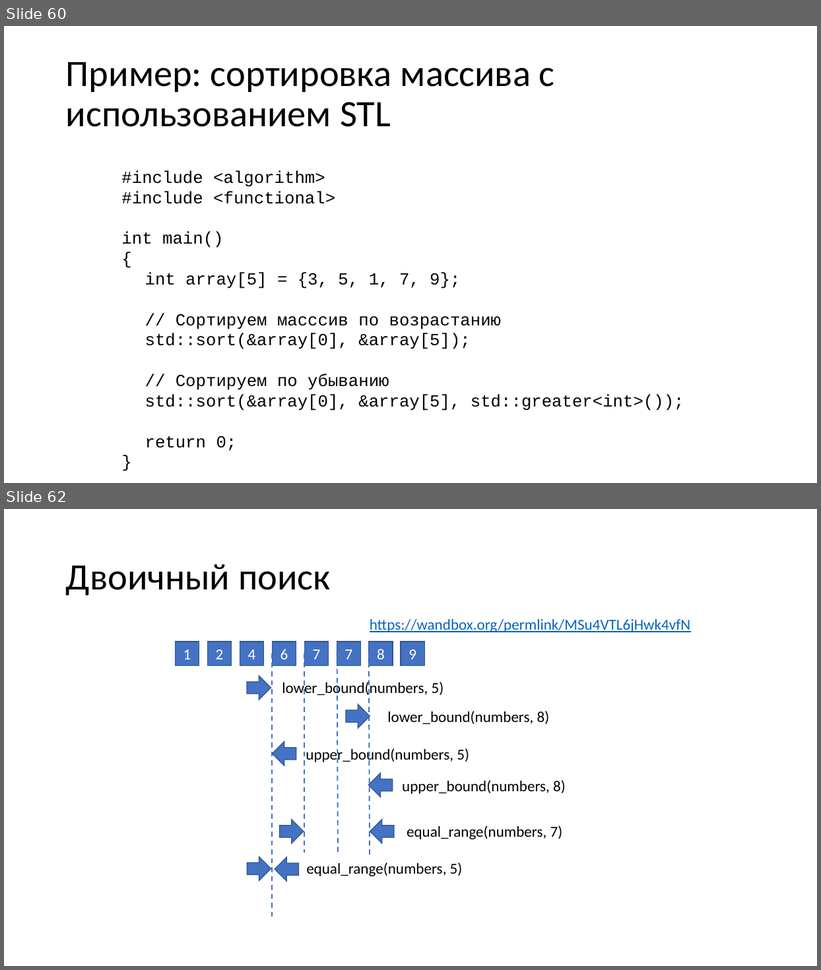
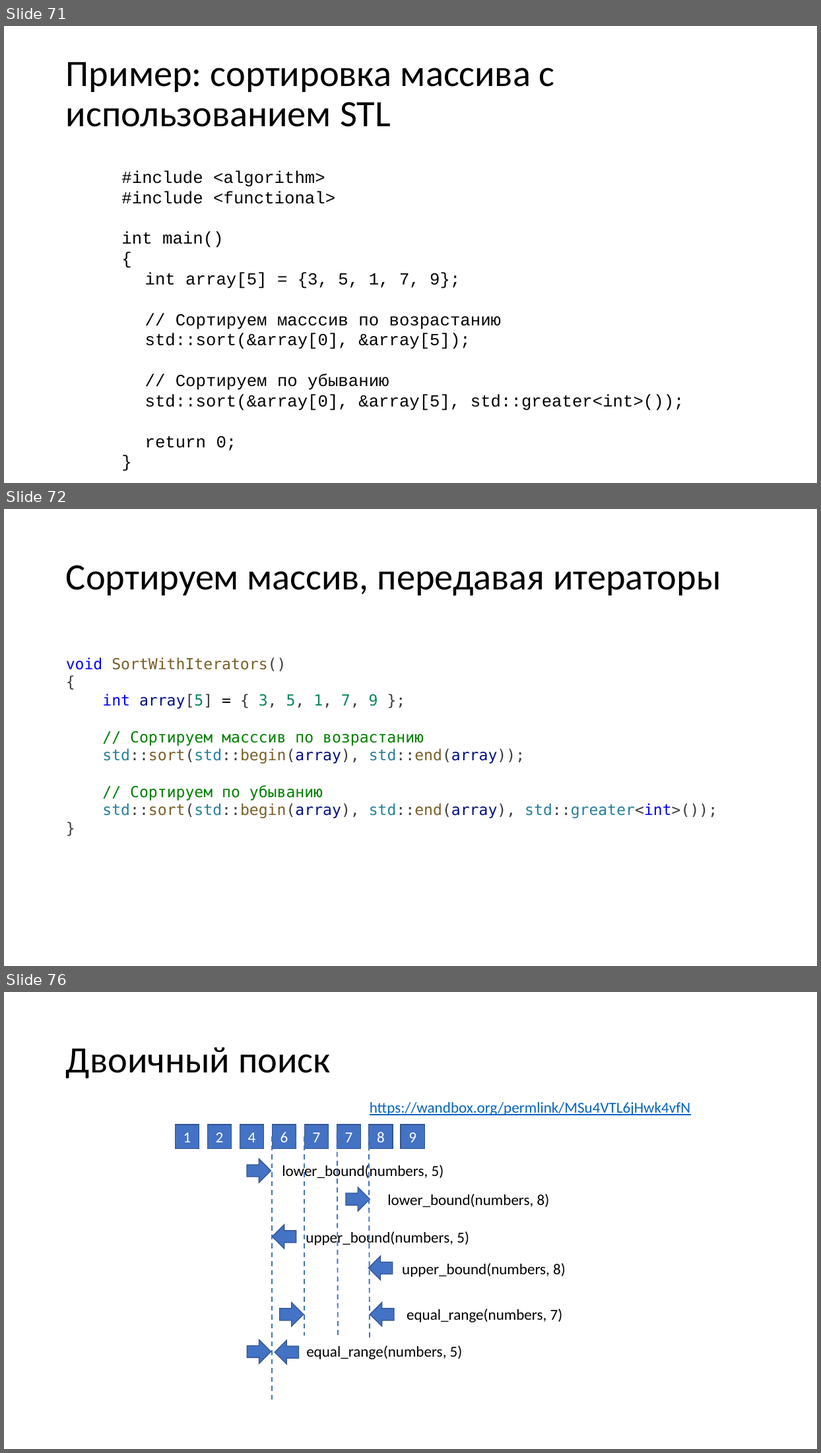
Before and after one commit to alexey-malov/oop, a slide deck: lectures/01/Стандартная библиотека.pptx. Shown one above the other, each under a label of ours: slides 60 and 62 before the commit, slides 71, 72 and 76 after it; the slides between them are not shown. The pictures are 821x970 and 821x1453 pixels, drawn with LibreOffice and Linux fonts; fonts in the diff are those of the drawing. Boxes give left, top, right and bottom in pixels: in the first picture for what was removed or moved away, otherwise in the second. Text is boxed around its words. In the diff, an @@ line names an element or a change of style, - is before the commit and + after.

```diff
--- a/lectures/01/Стандартная библиотека.pptx
+++ b/lectures/01/Стандартная библиотека.pptx
@@ slide 72 added at (x1=4, y1=509, x2=817, y2=966), background #FFFFFF @@
@@ title added at (x1=66, y1=565, x2=721, y2=596), 44 pt, text #000000 @@
+Сортируем массив, передавая итераторы
@@ text added at (x1=66, y1=657, x2=717, y2=819), 18 pt, text #008000 @@
+void SortWithIterators()
+{
+int array[5] = { 3, 5, 1, 7, 9 };
+// Сортируем масссив по возрастанию
+std::sort(std::begin(array), std::end(array));
+// Сортируем по убыванию
+std::sort(std::begin(array), std::end(array), std::greater<int>());
+}
@@ what was slide 60 is now slide 71 @@
@@ what was slide 62 is now slide 76 @@
```
Also in this commit, not shown: 1 slide changed, 13 other slides added, 12 other files.
